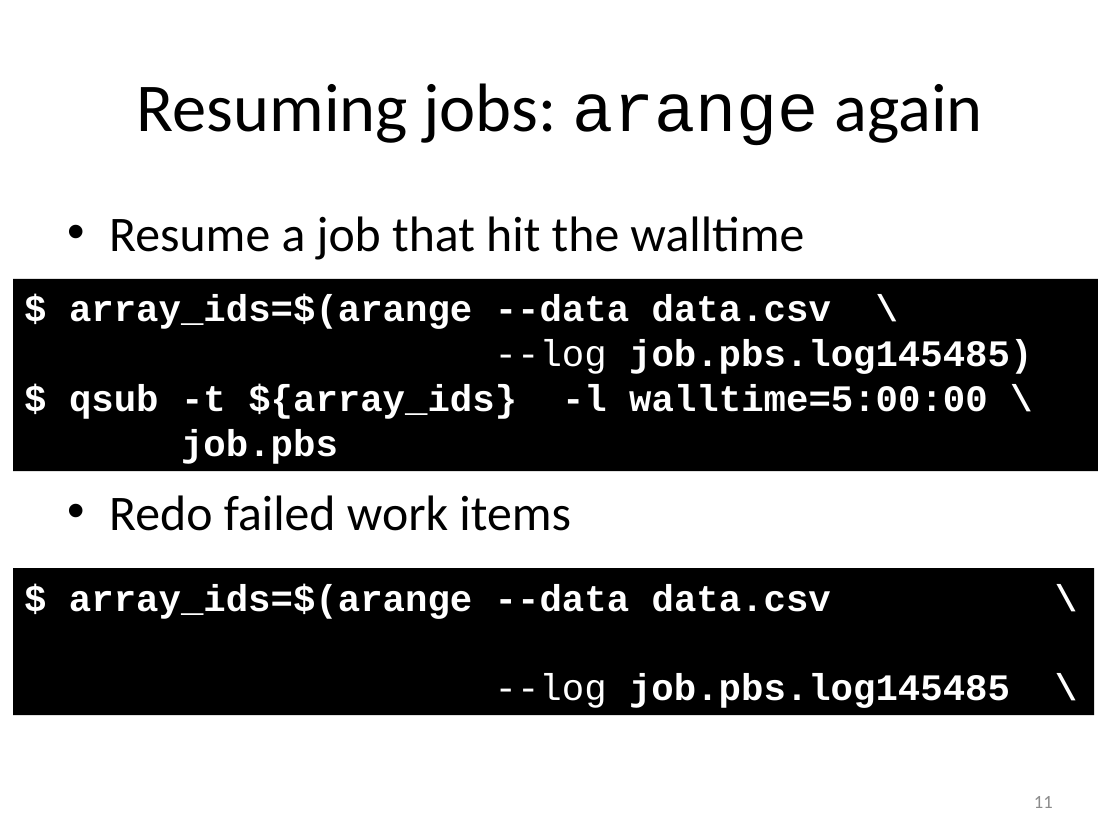
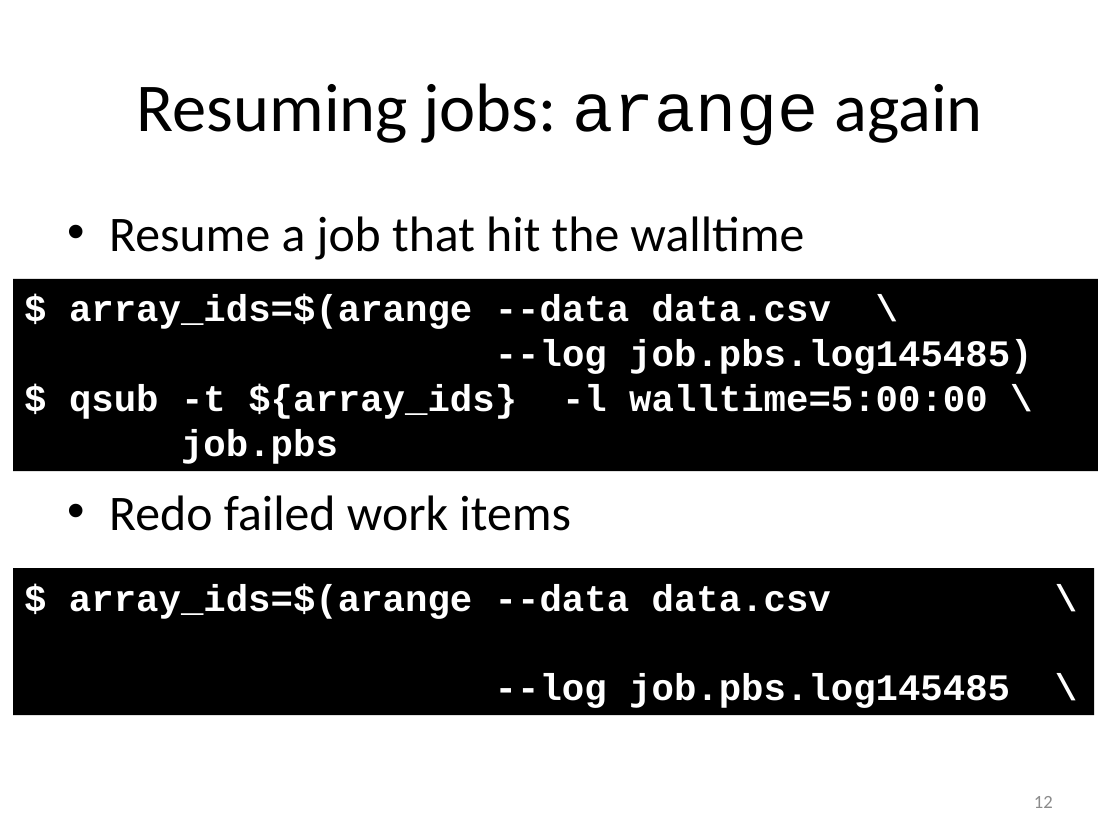
Before and after one commit to gjbex/atools, a slide deck: slide 12 of atools.pptx (slide 11 before the commit). Drawn at 1120x840 pixels with LibreOffice and Linux fonts; fonts in the diff are those of the drawing. Boxes give left, top, right and bottom in pixels: in the first picture for what was removed or moved away, otherwise in the second. Text is boxed around its words. In the diff, an @@ line names an element or a change of style, - is before the commit and + after.

```diff
--- a/atools.pptx
+++ b/atools.pptx
@@ text in rectangle at [495,339,1032,374]: bold on in "--log" @@
@@ text in rectangle at [495,674,1010,708]: bold on in "--log" @@
@@ page number at [1034,796,1053,808]: text changed @@
-11
+12
```
Also in this commit, not shown: 5 other slides changed, 1 slide added.
